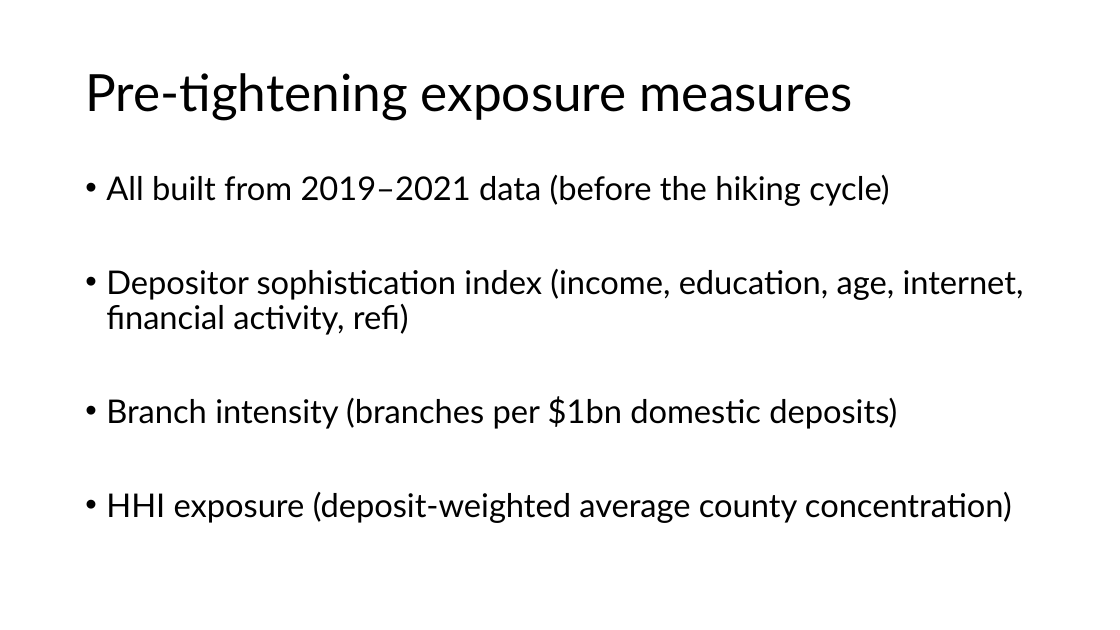
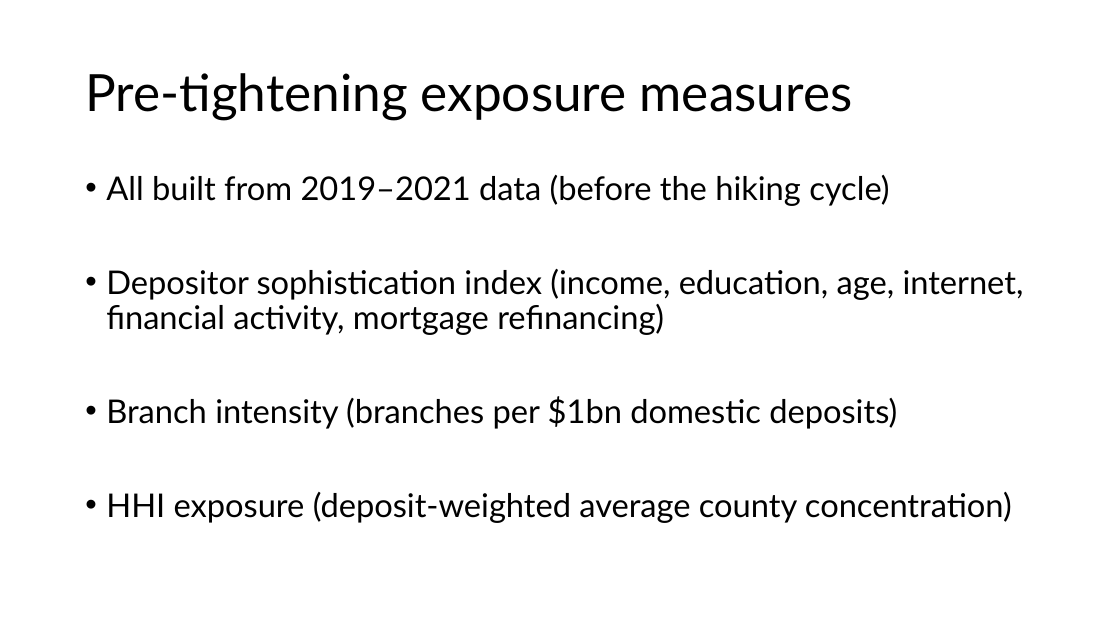
Before and after one commit to xcnecon/master-thesis, a slide deck: slide 12 of presentation/Presentation.pptx. Drawn at 1120x630 pixels with LibreOffice and Linux fonts; fonts in the diff are those of the drawing. Boxes give left, top, right and bottom in pixels: in the first picture for what was removed or moved away, otherwise in the second. Text is boxed around its words. In the diff, an @@ line names an element or a change of style, - is before the commit and + after.

```diff
--- a/presentation/Presentation.pptx
+++ b/presentation/Presentation.pptx
@@ text at [106,269,1024,335]: text changed @@
-• Depositor sophistication index (income, education, age, internet, financial activity, refi)
+• Depositor sophistication index (income, education, age, internet, financial activity, mortgage refinancing)
```
Also in this commit, not shown: 2 other slides changed.
